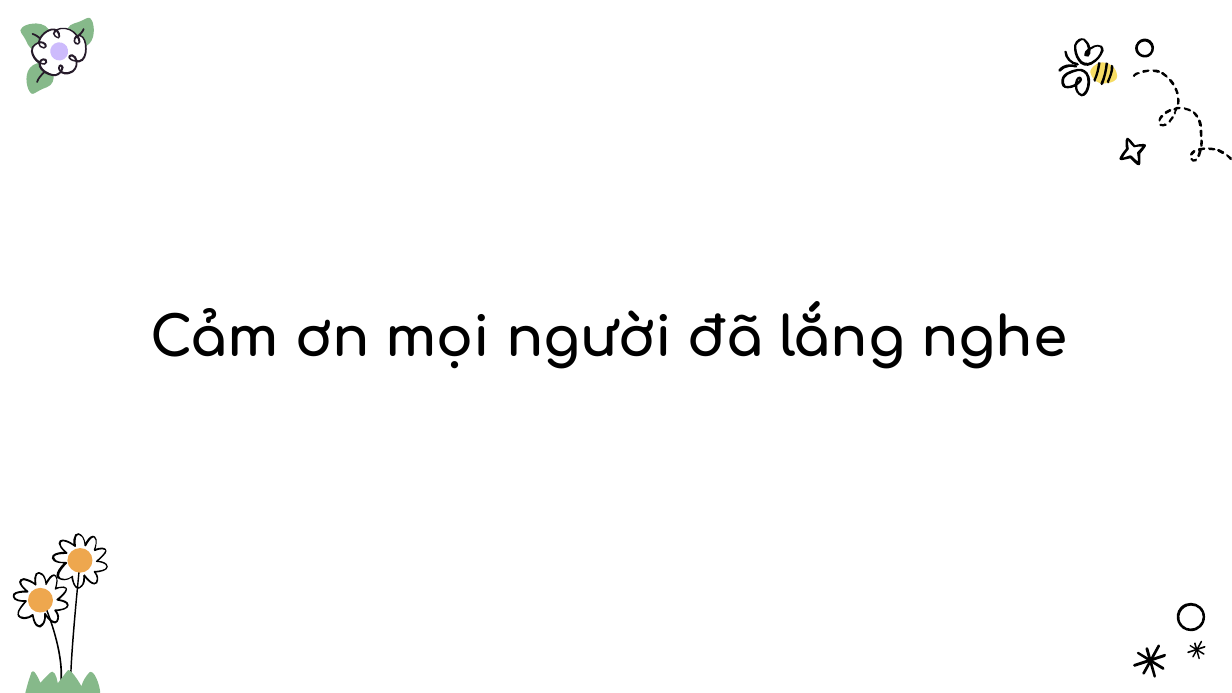
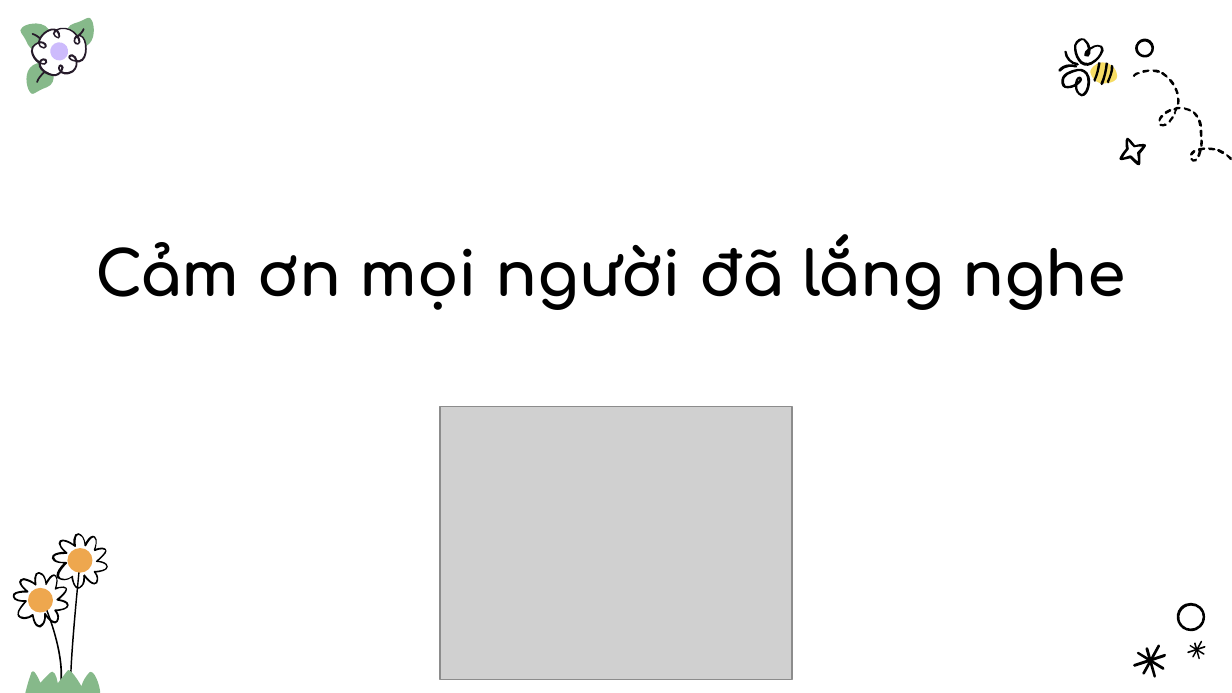
Before and after one commit to TCSMFrogdance/abc, a slide deck: slide 11 of report/NCKH_n2_DinhTuanAnh_VanSy [Autosaved].pptx. Drawn at 1232x693 pixels with LibreOffice and Linux fonts; fonts in the diff are those of the drawing; grey boxes stand for pictures; background and template pictures are left out. Boxes give left, top, right and bottom in pixels: in the first picture for what was removed or moved away, otherwise in the second. Text is boxed around its words. In the diff, an @@ line names an element or a change of style, - is before the commit and + after.

```diff
--- a/report/NCKH_n2_DinhTuanAnh_VanSy [Autosaved].pptx
+++ b/report/NCKH_n2_DinhTuanAnh_VanSy [Autosaved].pptx
@@ title "Cảm ơn mọi người đã ...": place and size @@
-title "Cảm ơn mọi người đã ..." at <box>150,301,1067,369</box>
+title "Cảm ơn mọi người đã ..." at <box>95,234,1126,310</box>
@@ title "Cảm ơn mọi người đã ..." at <box>95,234,1126,310</box>: size 32 to 36 pt @@
@@ picture added at <box>440,407,792,680</box> @@
```
Also in this commit, not shown: 3 other slides changed, 1 slide added, 1 slide removed.
